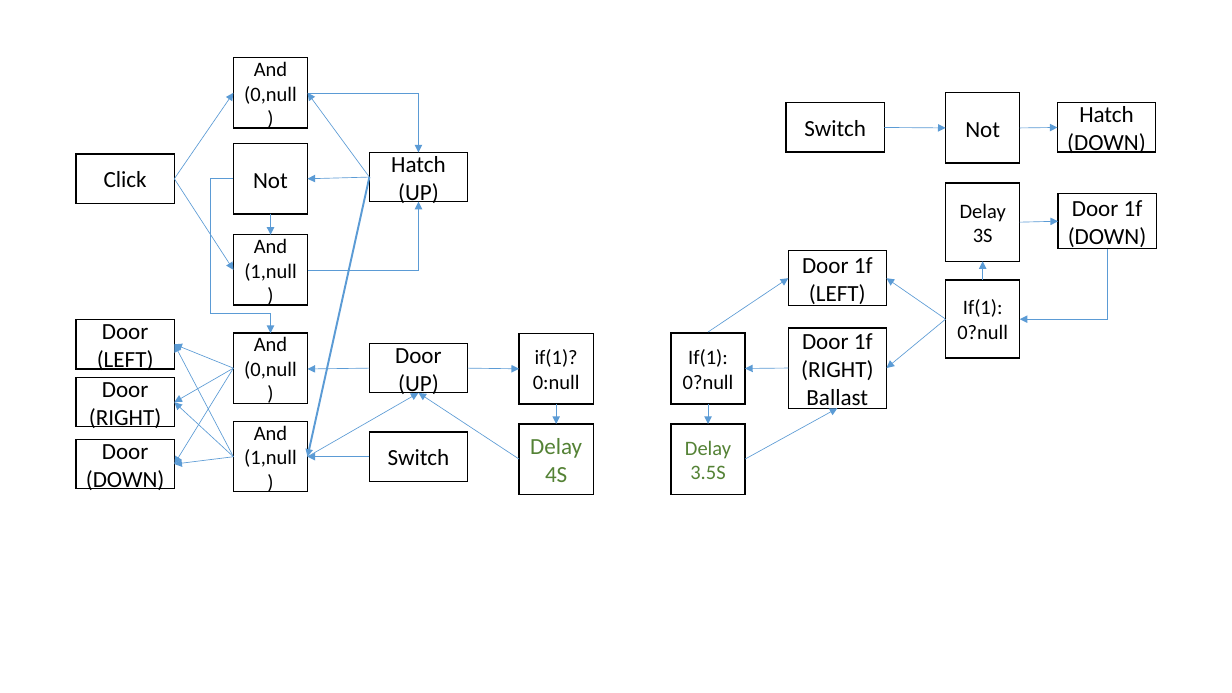
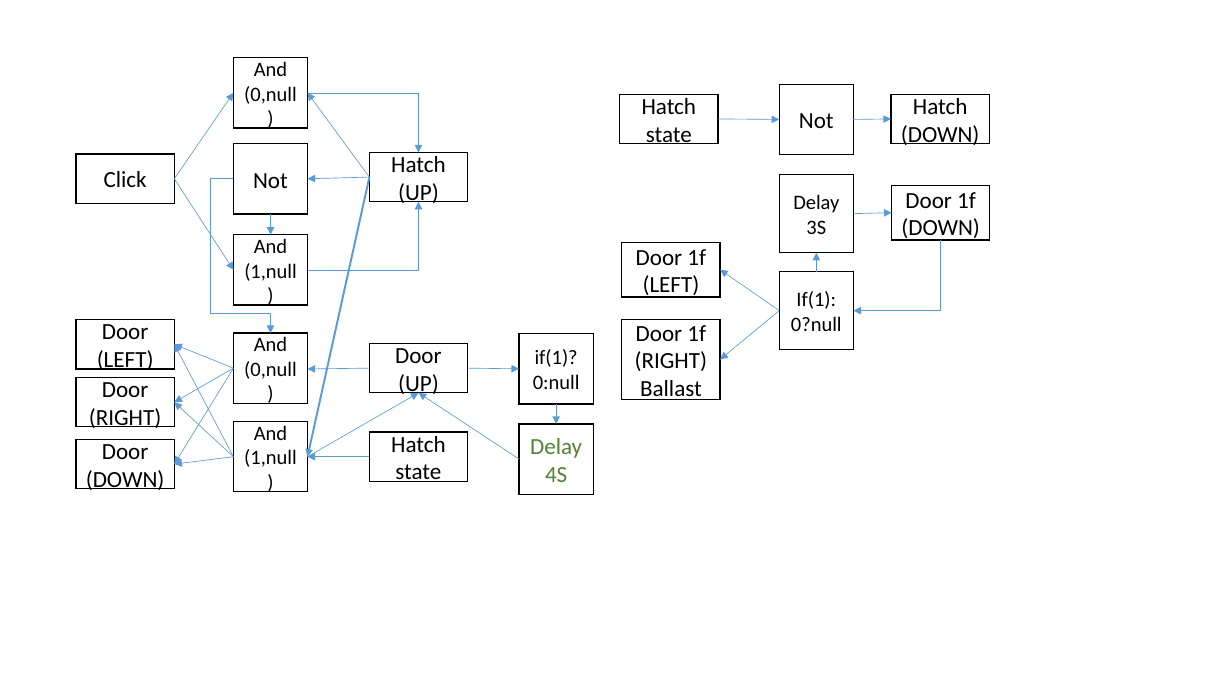
Before and after one commit to panhao4812/GameTools, a slide deck: slide 2 of BaroAngEditor/BaroAngEditor/mods/Lines.pptx. Drawn at 1232x693 pixels with LibreOffice and Linux fonts; fonts in the diff are those of the drawing. Boxes give left, top, right and bottom in pixels: in the first picture for what was removed or moved away, otherwise in the second. Text is boxed around its words. In the diff, an @@ line names an element or a change of style, - is before the commit and + after.

```diff
--- a/BaroAngEditor/BaroAngEditor/mods/Lines.pptx
+++ b/BaroAngEditor/BaroAngEditor/mods/Lines.pptx
@@ 8 rectangles, 6 arrows, 1 elbow arrow: place and size @@
-8 rectangles, 6 arrows, 1 elbow arrow at [787,92,1156,409]
+8 rectangles, 6 arrows, 1 elbow arrow at [620,84,990,400]
@@ text in rectangle at [642,94,697,144]: text changed @@
-Switch
+Hatch state
@@ arrow removed from (708, 332) to (788, 278) @@
@@ rectangle removed at [671,333,745,404] @@
-If(1):
-0?null
@@ arrow removed from (788, 368) to (745, 369) @@
@@ arrow removed from (708, 404) to (708, 424) @@
@@ arrow removed from (745, 459) to (837, 409) @@
@@ text in rectangle at [391,432,446,482]: text changed @@
-Switch
+Hatch state
@@ rectangle removed at [671,424,745,494] @@
-Delay3.5S
```
Also in this commit, not shown: 6 other slides changed, 1 slide added, 1 slide removed.
